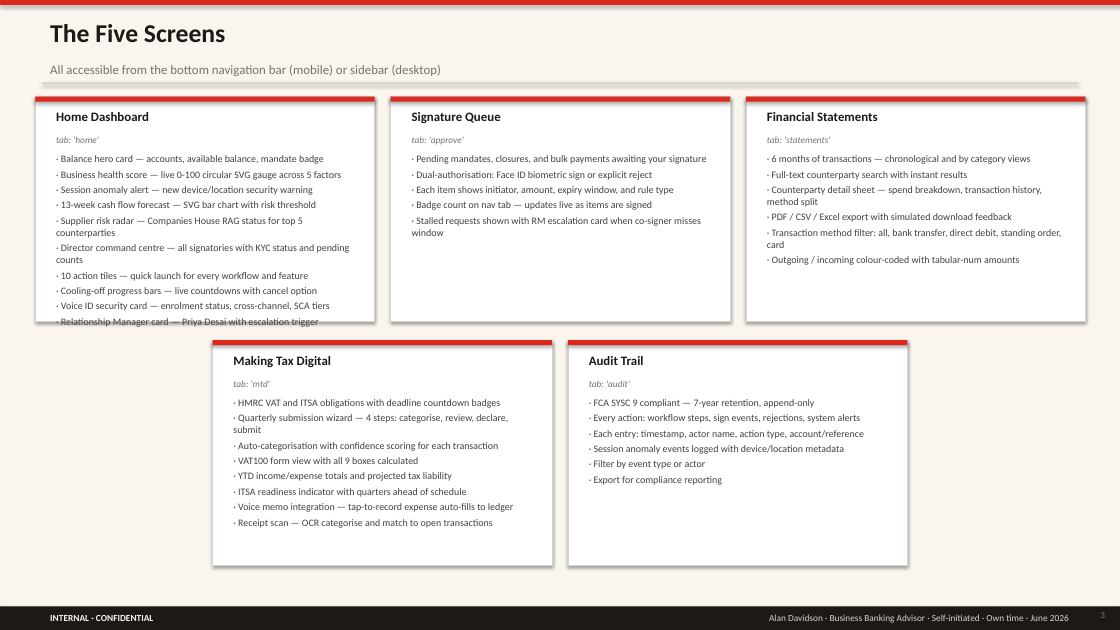
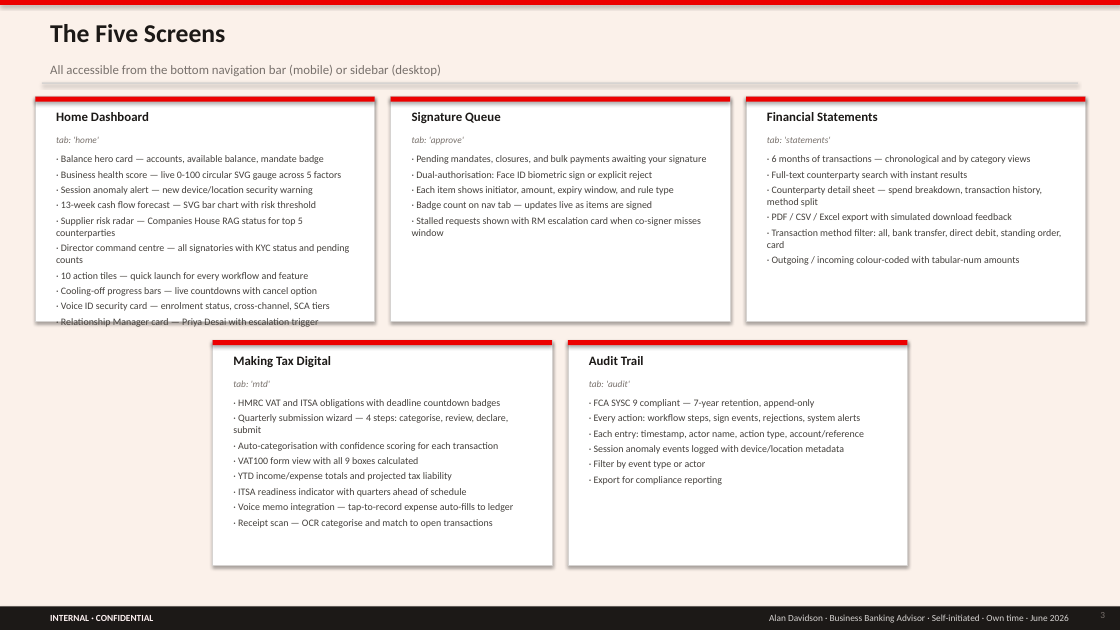
Before and after one commit to imscots-ui/santander, a slide deck: slide 3 of Santander_Project_Record.pptx. Drawn at 1120x630 pixels with LibreOffice and Linux fonts; fonts in the diff are those of the drawing. Boxes give left, top, right and bottom in pixels: in the first picture for what was removed or moved away, otherwise in the second. Text is boxed around its words. In the diff, an @@ line names an element or a change of style, - is before the commit and + after.

```diff
--- a/Santander_Project_Record.pptx
+++ b/Santander_Project_Record.pptx
@@ rectangle at box(0, 0, 1120, 630): fill #FAF6EF to #FBF1EA @@
@@ fill #DA291C to #EC0000 in 6 elements at box(0, 0, 1120, 5), box(35, 97, 375, 102), box(391, 97, 730, 102), box(746, 97, 1086, 102), box(568, 340, 907, 345), box(213, 340, 552, 345) @@
```
Also in this commit, not shown: 13 other slides changed, 33 other files.
